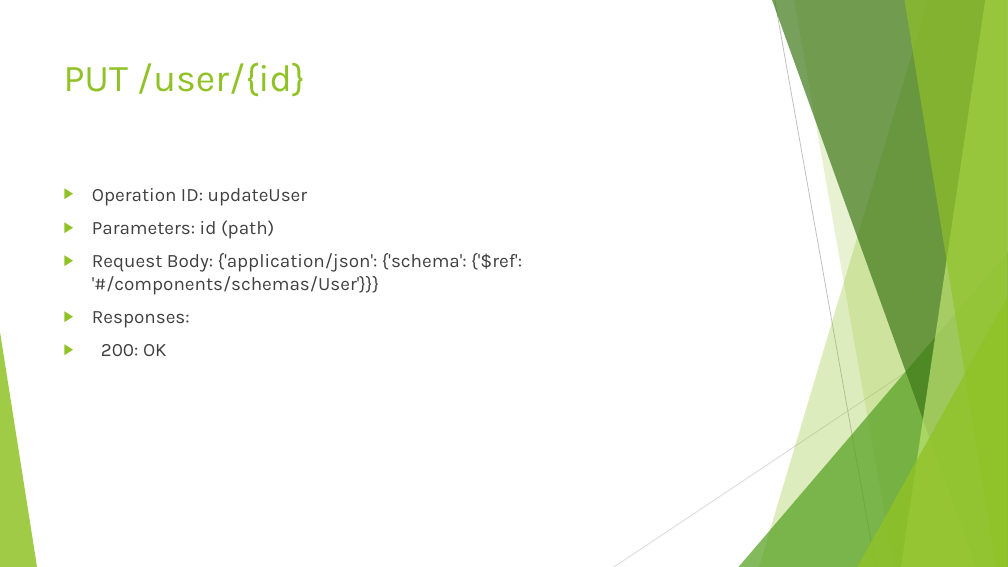
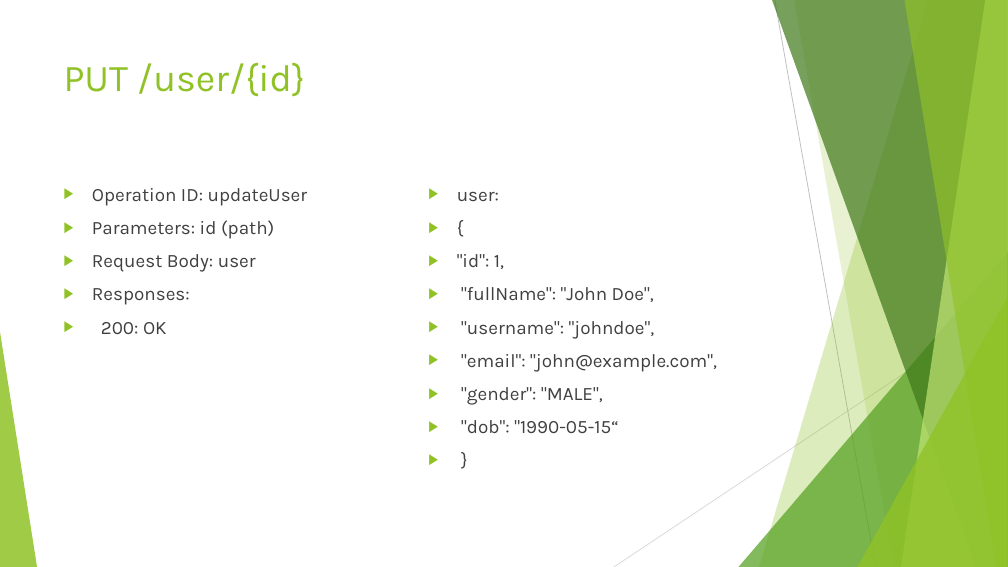
Before and after one commit to jidni911/sdcianSpring, a slide deck: slide 14 of Project SDC.pptx. Drawn at 1008x567 pixels with LibreOffice and Linux fonts; fonts in the diff are those of the drawing. Boxes give left, top, right and bottom in pixels: in the first picture for what was removed or moved away, otherwise in the second. Text is boxed around its words. In the diff, an @@ line names an element or a change of style, - is before the commit and + after.

```diff
--- a/Project SDC.pptx
+++ b/Project SDC.pptx
@@ text added at (457, 191, 717, 433), 18 pt, text #404040 @@
+▶ user:
+▶ {
+▶ "id": 1,
+▶ "fullName": "John Doe",
+▶ "username": "johndoe",
+▶ "email": "john@example.com",
+▶ "gender": "MALE",
+▶ "dob": "1990-05-15“
+▶ }
@@ text at (92, 254, 256, 272): text changed @@
-▶ Request Body: {'application/json': {'schema': {'$ref': '#/components/schemas/User'}}}
+▶ Request Body: user
```
Also in this commit, not shown: 4 other slides changed, 1 other file.
